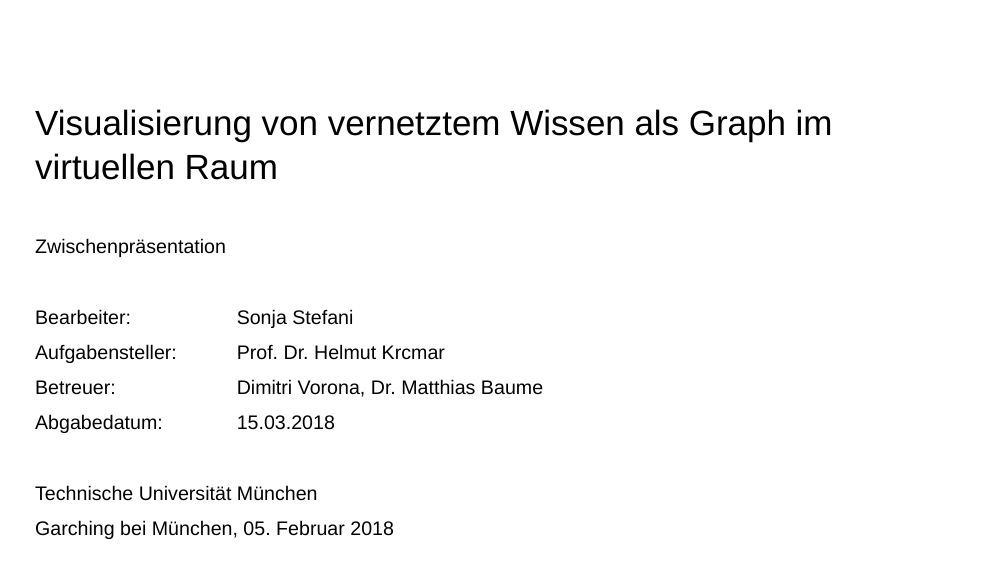
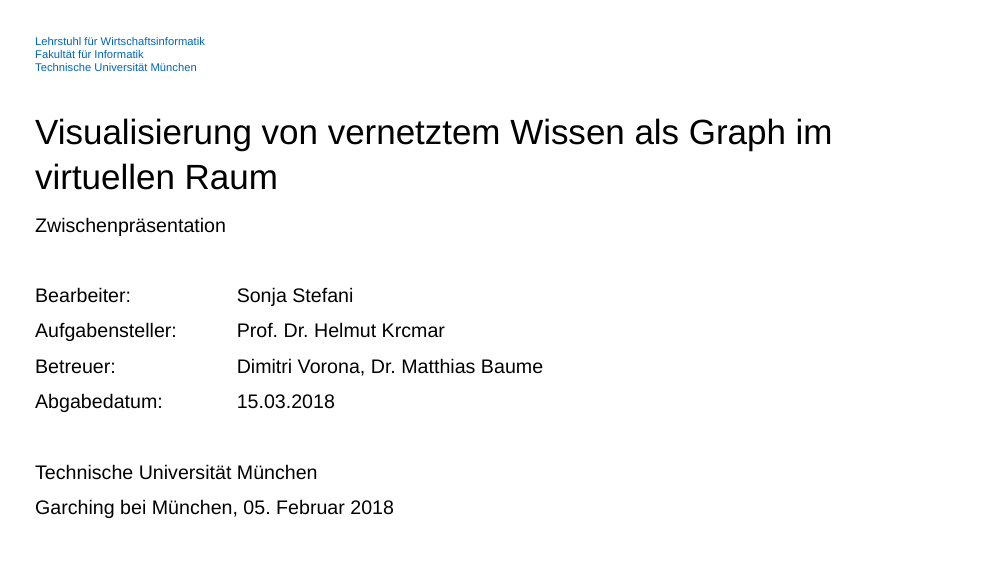
Before and after one commit to SonjaSt/knowledge-visualization-vr, a slide deck: slide 1 of Dokumente/Zwischenpraesentation_BA.pptx. Drawn at 1008x567 pixels with LibreOffice and Linux fonts; fonts in the diff are those of the drawing; background and template pictures are left out. Boxes give left, top, right and bottom in pixels: in the first picture for what was removed or moved away, otherwise in the second. Text is boxed around its words. In the diff, an @@ line names an element or a change of style, - is before the commit and + after.

```diff
--- a/Dokumente/Zwischenpraesentation_BA.pptx
+++ b/Dokumente/Zwischenpraesentation_BA.pptx
@@ text added at box(35, 37, 205, 71), 8 pt, text #0065BD @@
+Lehrstuhl für Wirtschaftsinformatik
+Fakultät für Informatik
+Technische Universität München
@@ title "Visualisierung von vernetztem Wissen als ...": place and size @@
-title "Visualisierung von vernetztem Wissen als ..." at box(35, 109, 833, 180)
+title "Visualisierung von vernetztem Wissen als ..." at box(35, 118, 833, 190)
@@ text "Zwischenpräsentation": place and size @@
-text "Zwischenpräsentation" at box(35, 238, 543, 539)
+text "Zwischenpräsentation" at box(35, 217, 543, 518)
```
Also in this commit, not shown: 10 other slides changed, 8 slides added, 30 other files.
